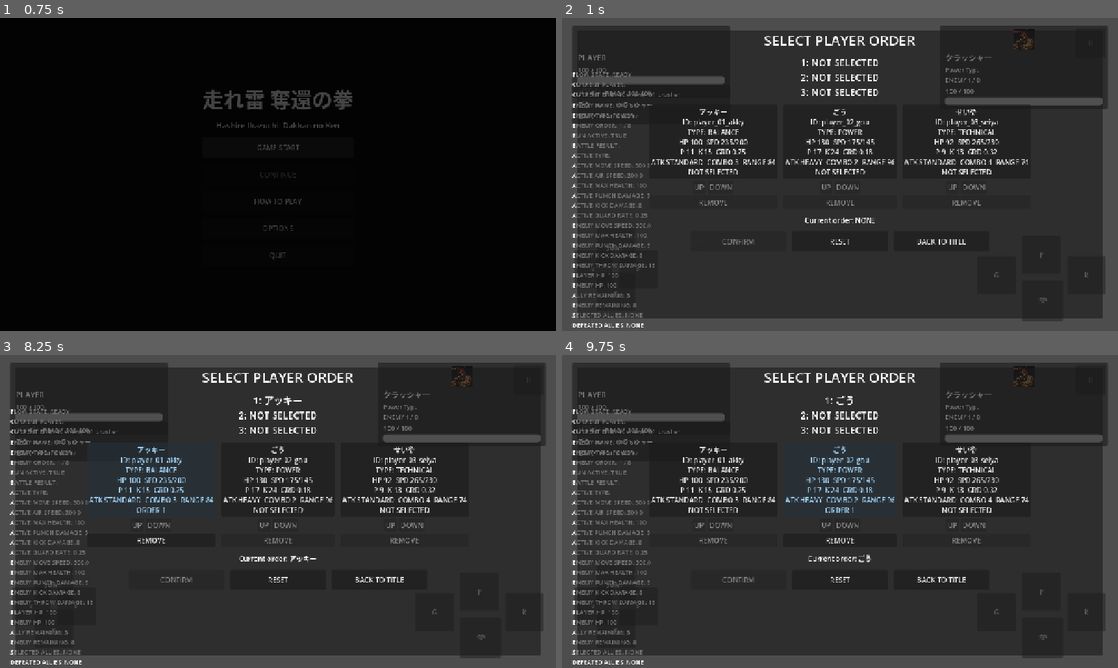
Above: before the commit, frames 1-4 (two rows, left to right).
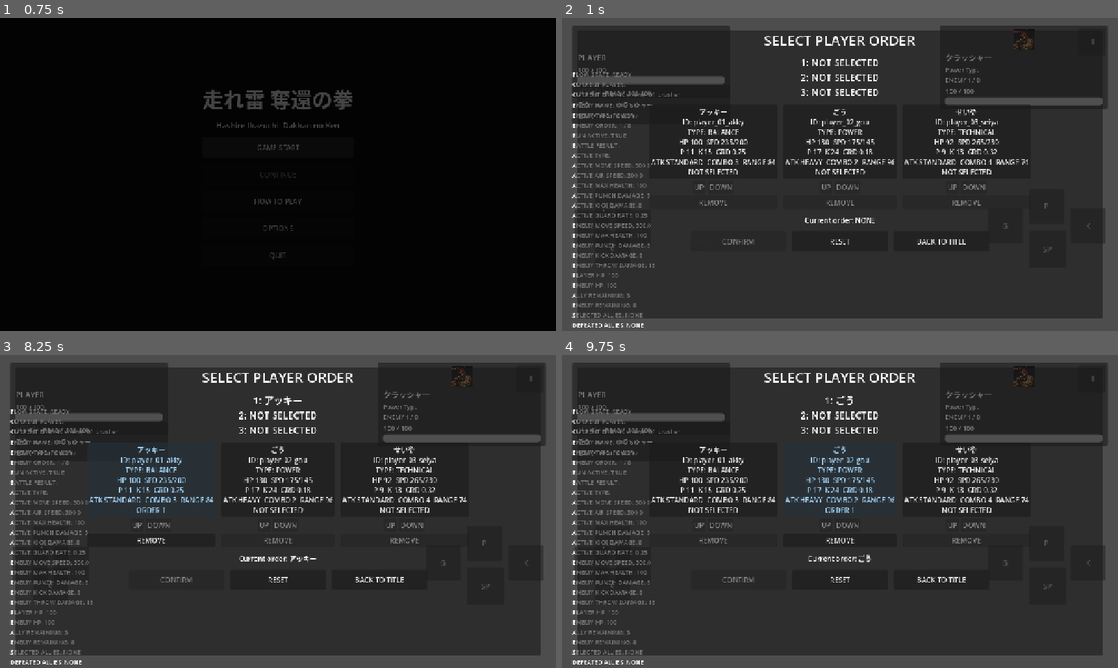
Above: after the commit, the same moments.

Repository: adamonine-stack/hashire-kaminari-dakkan-no-kobushi
Game: Godot game, scene res://scenes/Title.tscn
The game is run twice, just before and just after one commit, with the same random seed, the same clock (stepped at 60 frames per second) and the same inputs.
Inputs:
- Up to frame 1 (0.75 s): click "GAME START" at 0.5 s
- Up to frame 2 (1 s): no input
- Up to frame 3 (8.25 s): click "<" at 1.25 s; click ">" at 2 s; click "v" at 2.75 s; click "JUMP" at 3.5 s; click "P" at 4.25 s; click "K" at 5 s; click "G" at 5.75 s; click "SP" at 6.5 s; click "II" at 7.25 s; click "アッキー ID: player_01_akky TYPE:…" at 8 s
- Up to frame 4 (9.75 s): click "REMOVE" at 8.75 s; click "ごう ID: player_02_gou TYPE: PO…" at 9.5 s

Frame 1 is identical in both runs. In frame 2, less than 0.1% of the frame differs, in the area x 5-96%, y 6-91%; in frame 3, less than 0.1%; in frame 4, less than 0.1%.

Commit message:
Fix mobile touch controls vertical placement

Diff:
--- a/godot/scenes/ui/mobile_controls.tscn
+++ b/godot/scenes/ui/mobile_controls.tscn
@@ -15,12 +15,11 @@
 
 [node name="LeftControls" type="Control" parent="."]
 layout_mode = 1
-anchors_preset = 12
-anchor_top = 1.0
+anchors_preset = 15
 anchor_right = 1.0
 anchor_bottom = 1.0
 grow_horizontal = 2
-grow_vertical = 0
+grow_vertical = 2
 mouse_filter = 2
 
 [node name="MoveLeftButton" type="Button" parent="LeftControls"]
@@ -43,12 +42,11 @@
 
 [node name="RightControls" type="Control" parent="."]
 layout_mode = 1
-anchors_preset = 12
-anchor_top = 1.0
+anchors_preset = 15
 anchor_right = 1.0
 anchor_bottom = 1.0
 grow_horizontal = 2
-grow_vertical = 0
+grow_vertical = 2
 mouse_filter = 2
 
 [node name="JumpButton" type="Button" parent="RightControls"]
--- a/godot/scripts/ui/mobile_controls.gd
+++ b/godot/scripts/ui/mobile_controls.gd
@@ -206,21 +206,32 @@
 	var viewport_size := get_viewport_rect().size
 	var is_portrait := viewport_size.y > viewport_size.x
 	if left_controls != null:
+		left_controls.anchor_left = 0.0
+		left_controls.anchor_top = 0.0
+		left_controls.anchor_right = 0.0
+		left_controls.anchor_bottom = 0.0
 		left_controls.position = Vector2.ZERO
 		left_controls.size = viewport_size
 	if right_controls != null:
+		right_controls.anchor_left = 0.0
+		right_controls.anchor_top = 0.0
+		right_controls.anchor_right = 0.0
+		right_controls.anchor_bottom = 0.0
 		right_controls.position = Vector2.ZERO
 		right_controls.size = viewport_size
-	var scale_factor: float = clampf(viewport_size.y / 720.0, 0.72, 1.18)
+	var scale_factor: float = clampf(viewport_size.y / 720.0, 0.62, 0.92)
 	var button_size := base_button_size * scale_factor
 	var gap := 16.0 * scale_factor
 	var margin := Vector2(maxf(safe_margin.x, 24.0), maxf(safe_margin.y, 20.0))
-	var left_origin := Vector2(margin.x, viewport_size.y - margin.y - button_size.y * 2.25 - gap)
-	var right_origin := Vector2(viewport_size.x - margin.x - button_size.x * 3.0 - gap * 2.0, viewport_size.y - margin.y - button_size.y * 2.05 - gap)
+	var bottom_margin := 150.0 if not is_portrait else margin.y
+	var left_top_y := minf(viewport_size.y * 0.62, viewport_size.y - bottom_margin - button_size.y * 2.0 - gap)
+	var right_top_y := minf(viewport_size.y * 0.62, viewport_size.y - bottom_margin - button_size.y * 2.0 - gap)
+	var left_origin := Vector2(margin.x, left_top_y)
+	var right_origin := Vector2(viewport_size.x - margin.x - button_size.x * 3.0 - gap * 2.0, right_top_y)
 	left_origin.x = clampf(left_origin.x, margin.x, maxf(margin.x, viewport_size.x - margin.x - button_size.x * 2.0 - gap))
-	left_origin.y = clampf(left_origin.y, margin.y + 80.0, maxf(margin.y + 80.0, viewport_size.y - margin.y - button_size.y * 2.0 - gap))
+	left_origin.y = clampf(left_origin.y, margin.y + 100.0, maxf(margin.y + 100.0, viewport_size.y - margin.y - button_size.y * 2.0 - gap))
 	right_origin.x = clampf(right_origin.x, margin.x, maxf(margin.x, viewport_size.x - margin.x - button_size.x * 3.0 - gap * 2.0))
-	right_origin.y = clampf(right_origin.y, margin.y + 80.0, maxf(margin.y + 80.0, viewport_size.y - margin.y - button_size.y * 2.0 - gap))
+	right_origin.y = clampf(right_origin.y, margin.y + 100.0, maxf(margin.y + 100.0, viewport_size.y - margin.y - button_size.y * 2.0 - gap))
 
 	_position_button($LeftControls/MoveLeftButton, left_origin + Vector2(0.0, button_size.y * 0.5 + gap * 0.5), button_size)
 	_position_button($LeftControls/MoveRightButton, left_origin + Vector2(button_size.x + gap, button_size.y * 0.5 + gap * 0.5), button_size)
